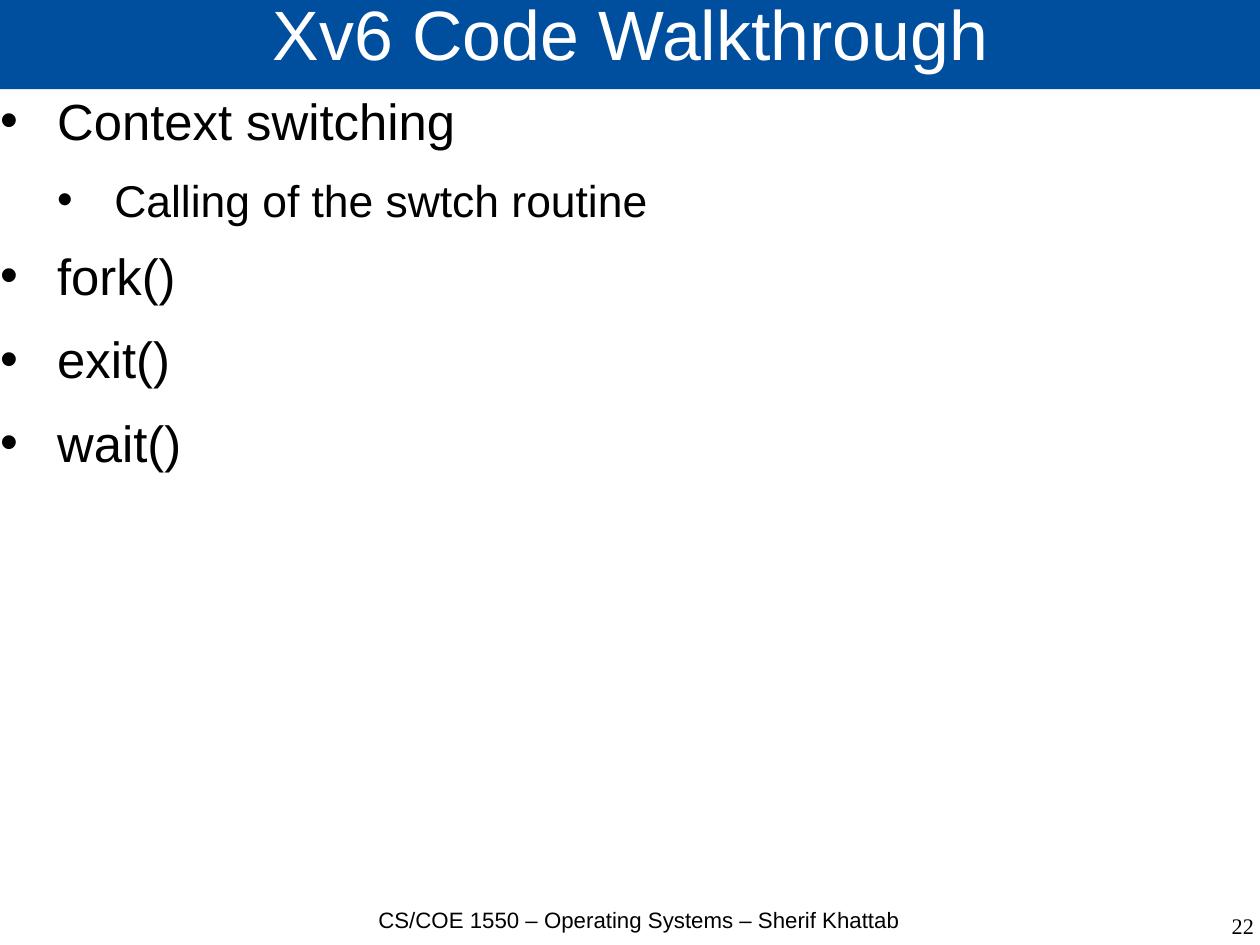
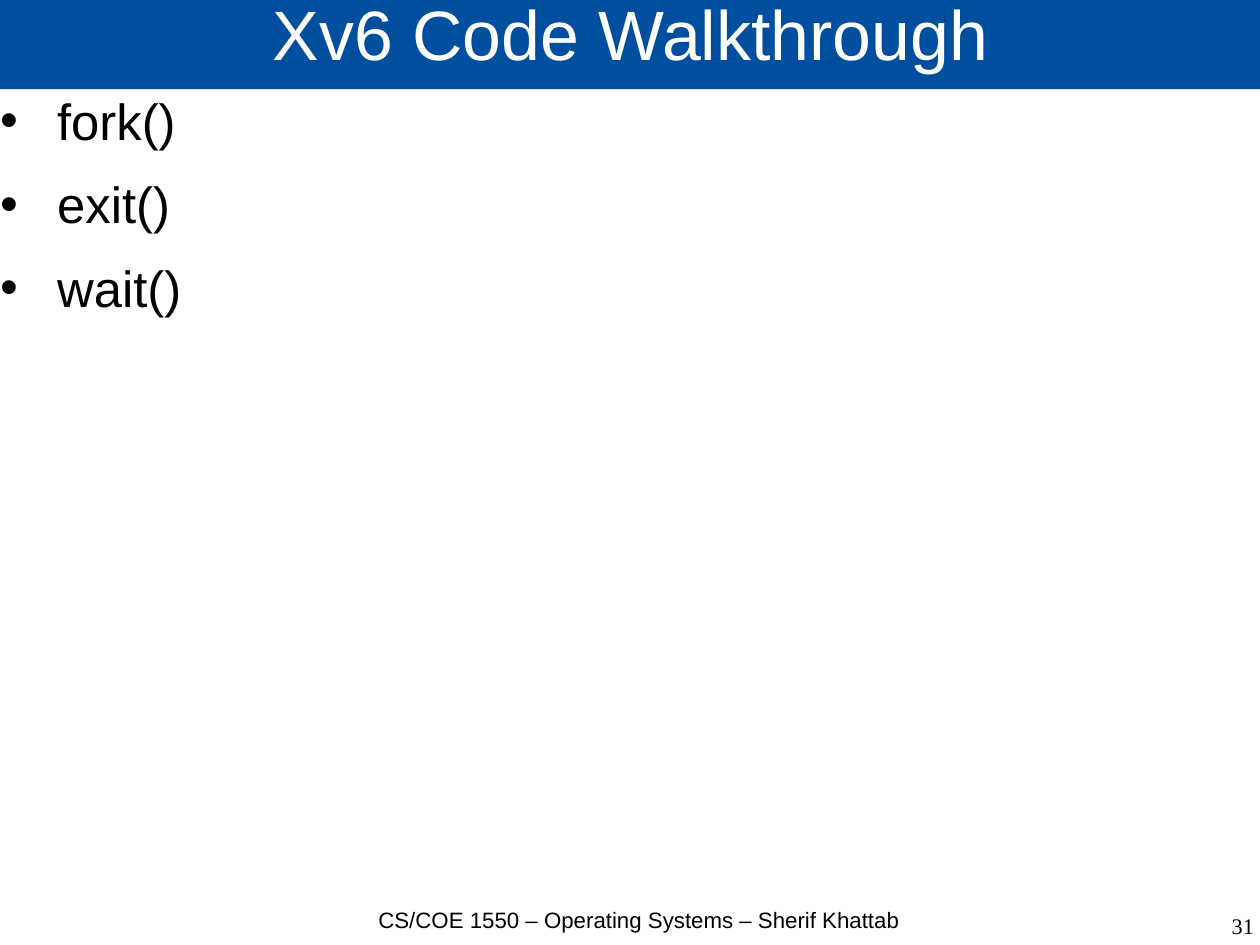
Before and after one commit to cs1550-2224/cs1550-code-handouts, a slide deck: slide 31 of DraftSlides/Lecture3.pptx (slide 22 before the commit). Drawn at 1260x945 pixels with LibreOffice and Linux fonts; fonts in the diff are those of the drawing. Boxes give left, top, right and bottom in pixels: in the first picture for what was removed or moved away, otherwise in the second. Text is boxed around its words. In the diff, an @@ line names an element or a change of style, - is before the commit and + after.

```diff
--- a/DraftSlides/Lecture3.pptx
+++ b/DraftSlides/Lecture3.pptx
@@ text at (57, 103, 647, 226): paragraphs removed @@
-• Context switching
-  • Calling of the swtch routine
@@ page number at (1232, 919, 1254, 935): text changed @@
-22
+31
```
Also in this commit, not shown: 12 other slides changed, 11 slides added, 2 slides removed, 2 other files.
